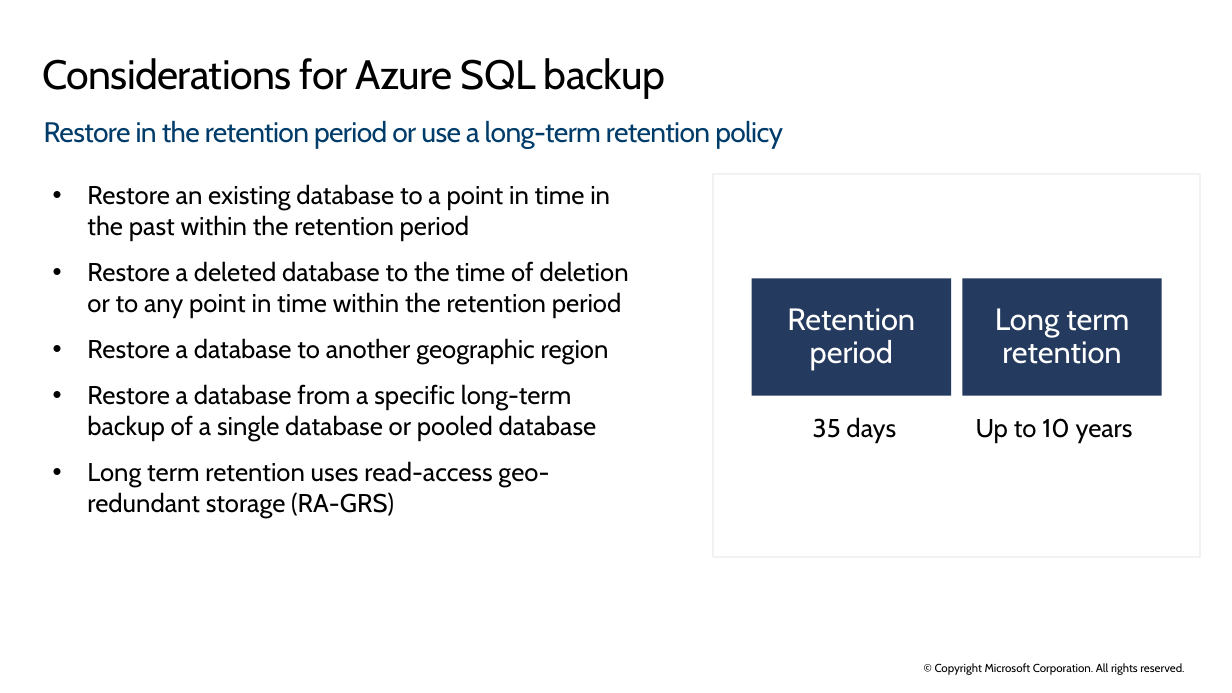
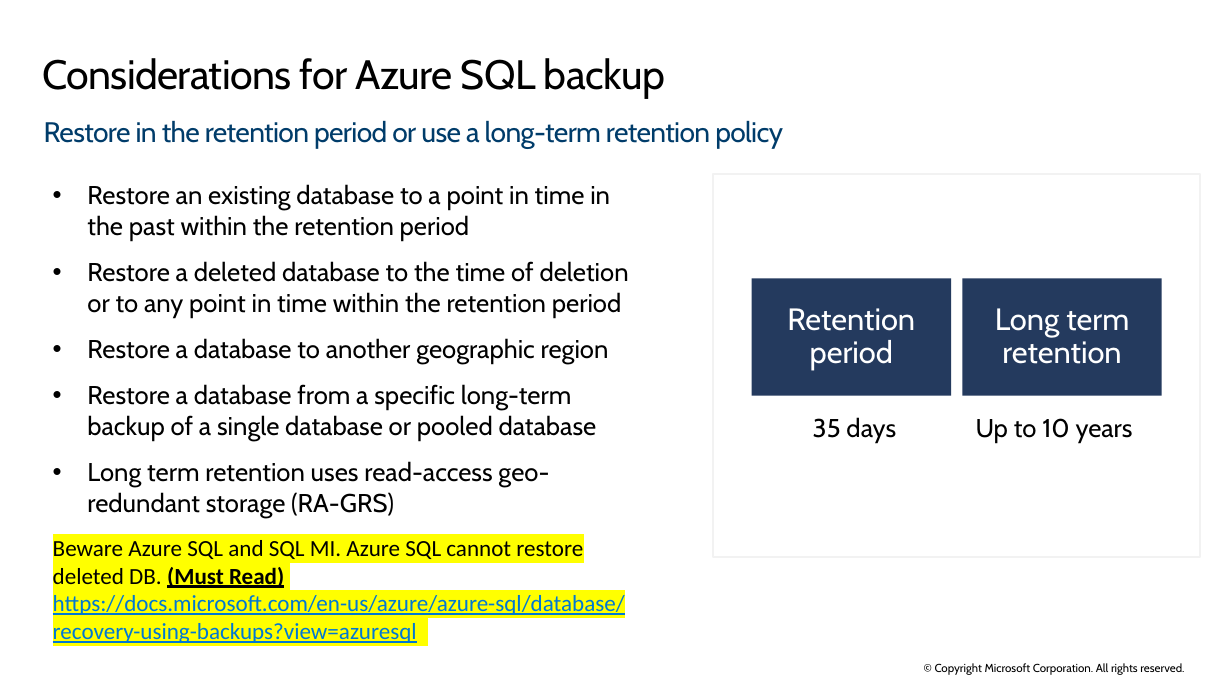
Before and after one commit to raviteja59/hkjc-az-305, a slide deck: slide 20 of PowerPoint/AZ-305T00A-ENU-Powerpoint_10.pptx (slide 18 before the commit). Drawn at 1232x693 pixels with LibreOffice and Linux fonts; fonts in the diff are those of the drawing. Boxes give left, top, right and bottom in pixels: in the first picture for what was removed or moved away, otherwise in the second. Text is boxed around its words. In the diff, an @@ line names an element or a change of style, - is before the commit and + after.

```diff
--- a/PowerPoint/AZ-305T00A-ENU-Powerpoint_10.pptx
+++ b/PowerPoint/AZ-305T00A-ENU-Powerpoint_10.pptx
@@ text at box(53, 540, 625, 643): paragraphs added @@
+Beware Azure SQL and SQL MI. Azure SQL cannot restore deleted DB. (Must Read)
+https://docs.microsoft.com/en-us/azure/azure-sql/database/recovery-using-backups?view=azuresql
```
Also in this commit, not shown: 1 other slide changed, 2 slides added, 1 other file.
